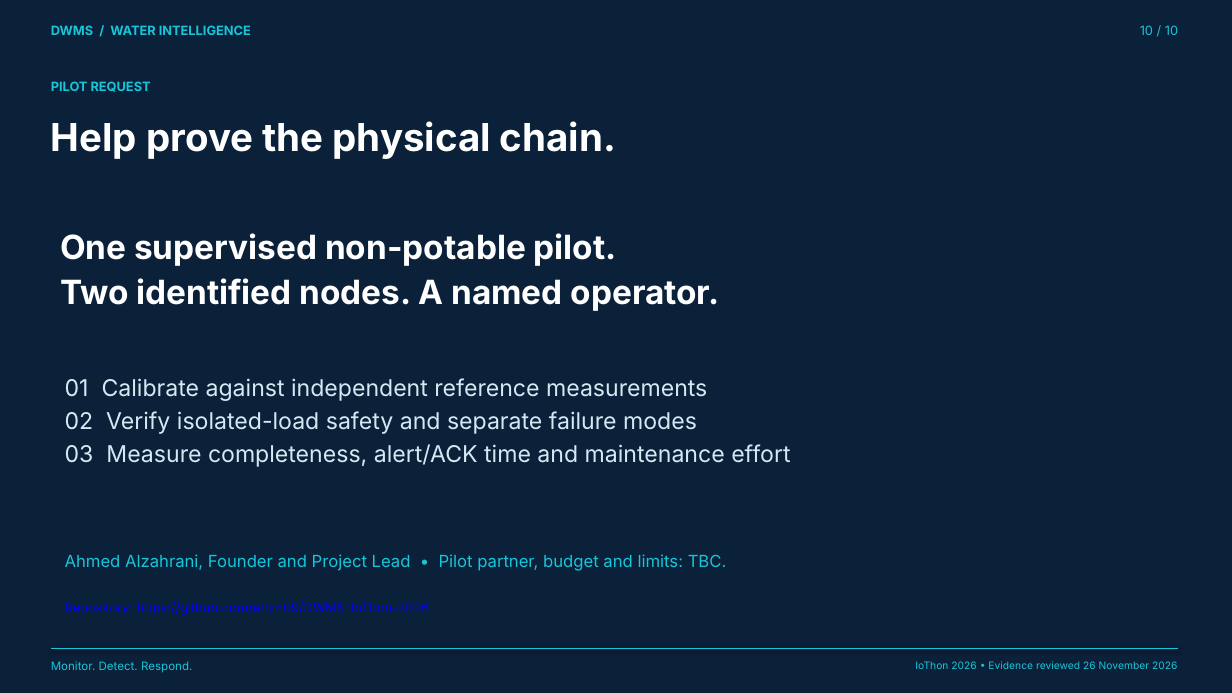
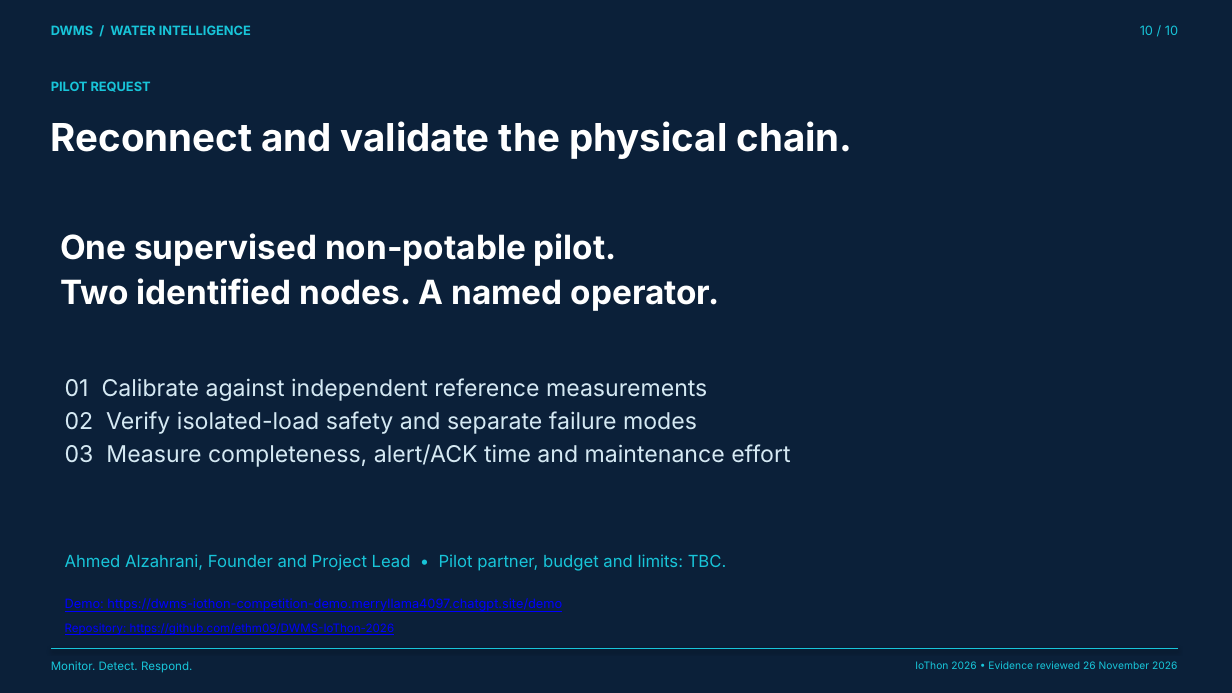
Before and after one commit to ethm09/DWMS-IoThon-2026, a slide deck: slide 10 of deliverables/DWMS-Pitch.pptx. Drawn at 1232x693 pixels with LibreOffice and Linux fonts; fonts in the diff are those of the drawing. Boxes give left, top, right and bottom in pixels: in the first picture for what was removed or moved away, otherwise in the second. Text is boxed around its words. In the diff, an @@ line names an element or a change of style, - is before the commit and + after.

Commit message:
Package published evidence, editable submissions and genuine demo recording

```diff
--- a/deliverables/DWMS-Pitch.pptx
+++ b/deliverables/DWMS-Pitch.pptx
@@ text at [51, 121, 853, 159]: text changed @@
-Help prove the physical chain.
+Reconnect and validate the physical chain.
@@ text added at [65, 598, 562, 612], 10 pt, text #0000FF, underline @@
+Demo: https://dwms-iothon-competition-demo.merryllama4097.chatgpt.site/demo
@@ text "Repository: https://github.com/ethm09/DWMS-IoThon-2026": place and size @@
-text "Repository: https://github.com/ethm09/DWMS-IoThon-2026" at [65, 602, 430, 616]
+text "Repository: https://github.com/ethm09/DWMS-IoThon-2026" at [65, 623, 394, 635]
@@ text "Repository: https://github.com/ethm09/DWMS-IoThon-2026" at [65, 623, 394, 635]: size 10 to 9 pt @@
```
Also in this commit, not shown: 3 other slides changed, 15 other files.
